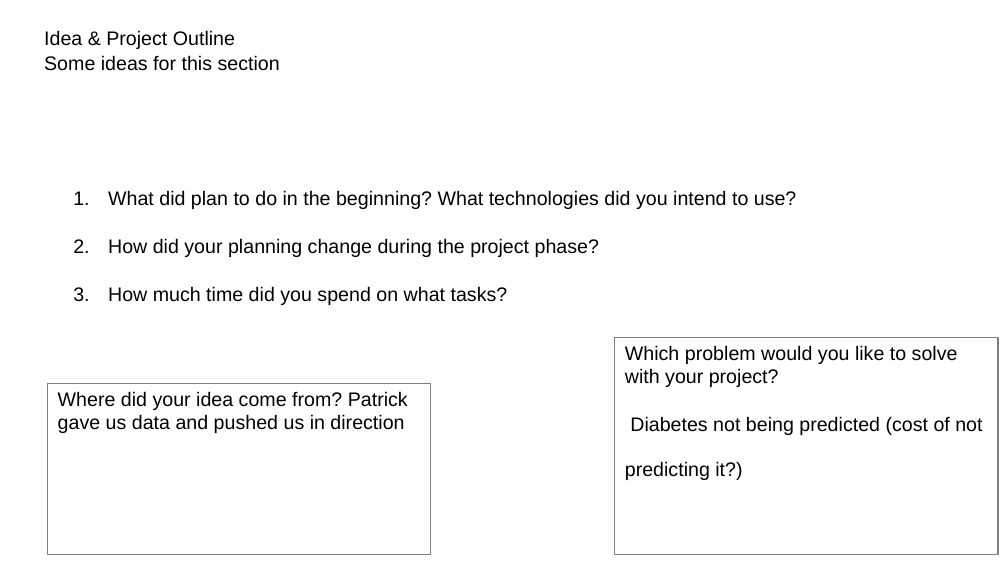
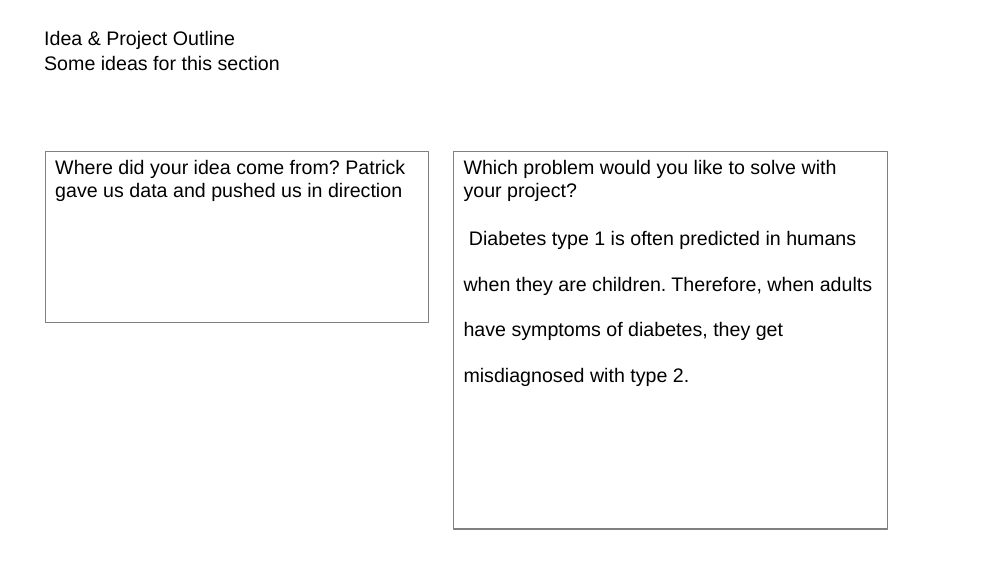
Before and after one commit to Blubberbrumm/Techlabs-ds-2, a slide deck: slide 4 of Diabetes_pitch.ppt. Drawn at 1008x567 pixels with LibreOffice and Linux fonts; fonts in the diff are those of the drawing; background and template pictures are left out. Boxes give left, top, right and bottom in pixels: in the first picture for what was removed or moved away, otherwise in the second. Text is boxed around its words. In the diff, an @@ line names an element or a change of style, - is before the commit and + after.

```diff
--- a/Diabetes_pitch.ppt
+++ b/Diabetes_pitch.ppt
@@ rectangle "Where did your idea come ...": place and size @@
-rectangle "Where did your idea come ..." at bbox=[47, 383, 430, 554]
+rectangle "Where did your idea come ..." at bbox=[45, 151, 428, 323]
@@ rectangle "Which problem would you like ...": place and size @@
-rectangle "Which problem would you like ..." at bbox=[615, 338, 998, 554]
+rectangle "Which problem would you like ..." at bbox=[454, 151, 887, 529]
@@ text removed at bbox=[108, 190, 797, 305] @@
-1. What did plan to do in the beginning? What technologies did you intend to use?
-2. How did your planning change during the project phase?
-3. How much time did you spend on what tasks?
@@ text in rectangle at bbox=[464, 230, 872, 386]: text changed @@
-Diabetes not being predicted (cost of not predicting it?)
+Diabetes type 1 is often predicted in humans when they are children. Therefore, when adults have symptoms of diabetes, they get misdiagnosed with type 2.
```
Also in this commit, not shown: 3 other slides changed, 1 slide added, 1 slide removed.
